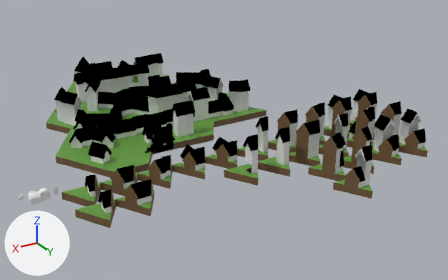
The Blender file Peces/Tiles/Models/Cases_v02.blend: old version first, new version second.
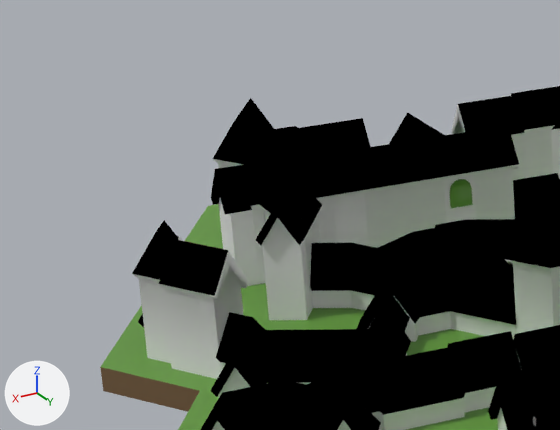
Old and new are each drawn whole from a 50 mm camera at (-8.0, 5.64, 7.11) aimed at (-16.88, -9.16, -0.29) and again close up on the part from 5% to 36% of the width and 11% to 49% of the height. Lighting does not change. The marker at lower left points along +X, +Y and +Z.

The first close-up shows 'Pis_Adossat_Simetric_ED.001', 'Terra_01.005', 'Terra_01.012', 'Terra_01.092', 'Terra_01.099', 'Terra_01.101', 'Terra_01.105', 'Terra_01.106', 'Terra_01.107', 'Terra_01.125', 'Terra_01.126', 'Terra_01.128', 'Terra_01.154'.
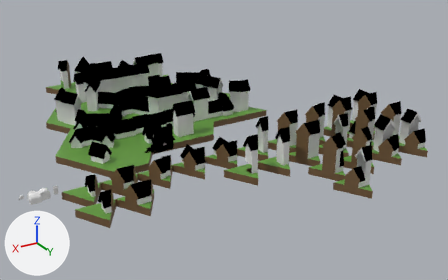
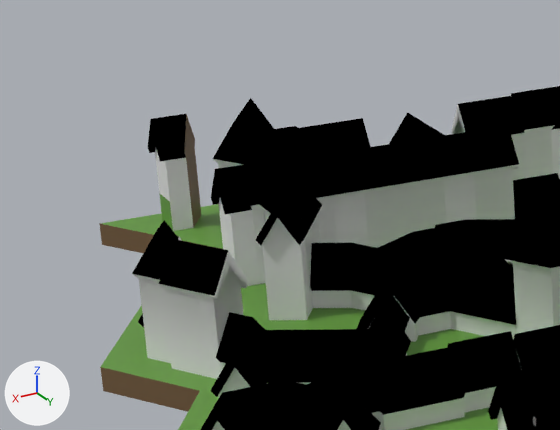
Patch to the scene script:
```diff
--- a/Peces/Tiles/Models/Cases_v02.blend.py
+++ b/Peces/Tiles/Models/Cases_v02.blend.py
@@ me_malla_003 @@
+me_malla_003.from_pydata(...)  # 34 vertices, 36 faces; spans x -0.5..0.5, y -0.2..1.0, z 0.0..0.866
+# faces by material slot: [5, 11, 10, 10]
+me_malla_003.materials.append(mat_terra_001)  # green #62993b
+me_malla_003.materials.append(mat_sota_terra_001)  # brown #72593a
+me_malla_003.materials.append(mat_paret)  # white #e7e7e7
+me_malla_003.materials.append(mat_teulada)
@@ ob_terra_01_128 @@
 ob_terra_01_128 = bpy.data.objects.new('Terra_01.128', me_malla_004)
-ob_terra_01_128.location = (-15.9, -13.695, 0.4)
-ob_terra_01_128.rotation_euler = (1.571, 0.0, -3.142)  # degrees (90, 0, -180)
+ob_terra_01_128.location = (-14.0, -15.773, 0.0)
+ob_terra_01_128.rotation_euler = (1.571, 0.0, -4.712)  # degrees (90, 0, -270)
@@ ob_terra_01_138 @@
+ob_terra_01_138 = bpy.data.objects.new('Terra_01.138', me_malla_003)
+ob_terra_01_138.location = (-14.0, -15.196, 0.0)
+ob_terra_01_138.rotation_euler = (1.571, 0.0, 12.57)  # degrees (90, 0, 0)
```

Where the change shows, as pixel boxes (x1, y1, x2, y2) in the close-ups (560 x 430 px):
'Terra_01.138', added
    after: (100, 114, 208, 253)
    faces in mat_sota_terra_001 (brown #72593a): (100, 114, 202, 253)
    faces in mat_paret (white #e7e7e7): (155, 148, 193, 231)
    faces in mat_teulada: (148, 114, 186, 161)
    faces in mat_terra_001 (green #62993b): (100, 193, 208, 241)
'Terra_01.128', moved, turned (not visible afterwards)
    before: (450, 179, 473, 208)
